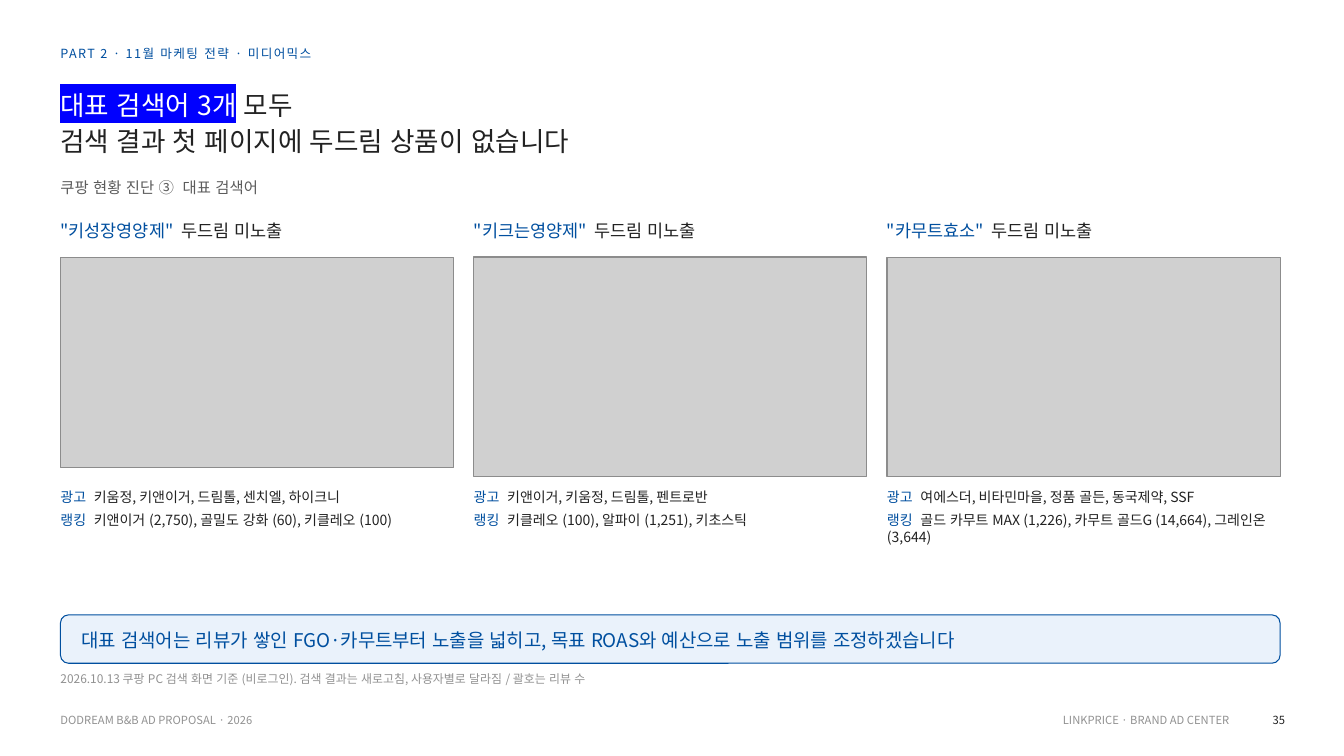
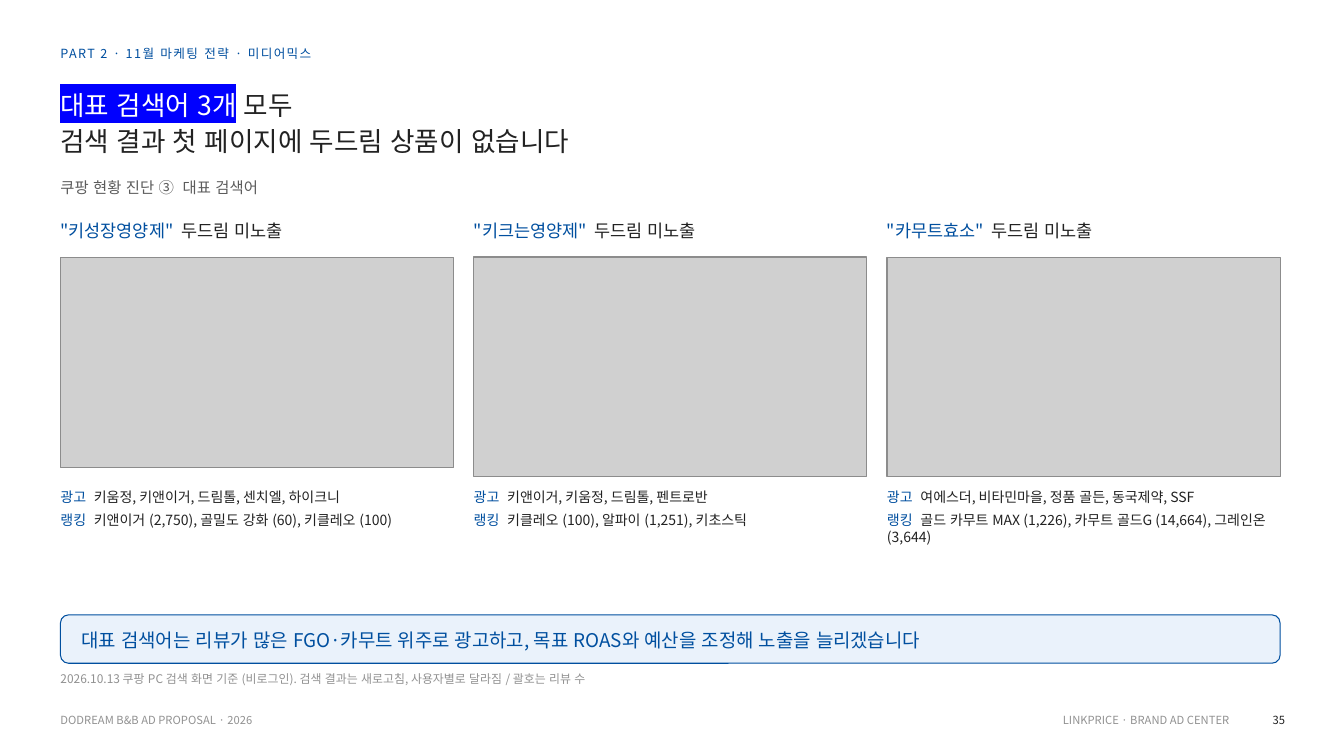
Before and after one commit to sonnet24/mypage, a slide deck: slide 3 of 쿠팡_오픈마켓_11월_261013_취합본.pptx. Drawn at 1344x756 pixels with LibreOffice and Linux fonts; fonts in the diff are those of the drawing; grey boxes stand for pictures. Boxes give left, top, right and bottom in pixels: in the first picture for what was removed or moved away, otherwise in the second. Text is boxed around its words. In the diff, an @@ line names an element or a change of style, - is before the commit and + after.

```diff
--- a/쿠팡_오픈마켓_11월_261013_취합본.pptx
+++ b/쿠팡_오픈마켓_11월_261013_취합본.pptx
@@ text at (x1=82, y1=631, x2=920, y2=651): text changed @@
-대표 검색어는 리뷰가 쌓인 FGO·카무트부터 노출을 넓히고, 목표 ROAS와 예산으로 노출 범위를 조정하겠습니다
+대표 검색어는 리뷰가 많은 FGO·카무트 위주로 광고하고, 목표 ROAS와 예산을 조정해 노출을 늘리겠습니다
```
Also in this commit, not shown: 3 other slides changed.
